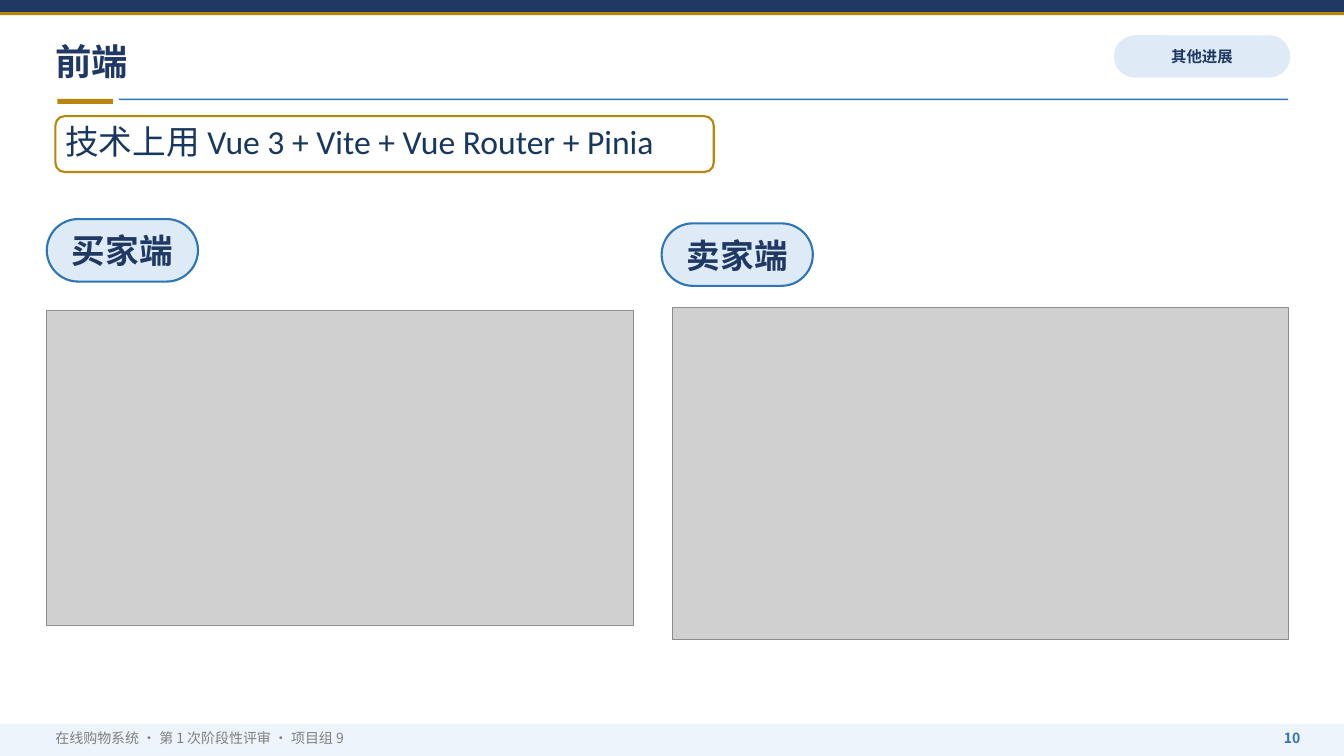
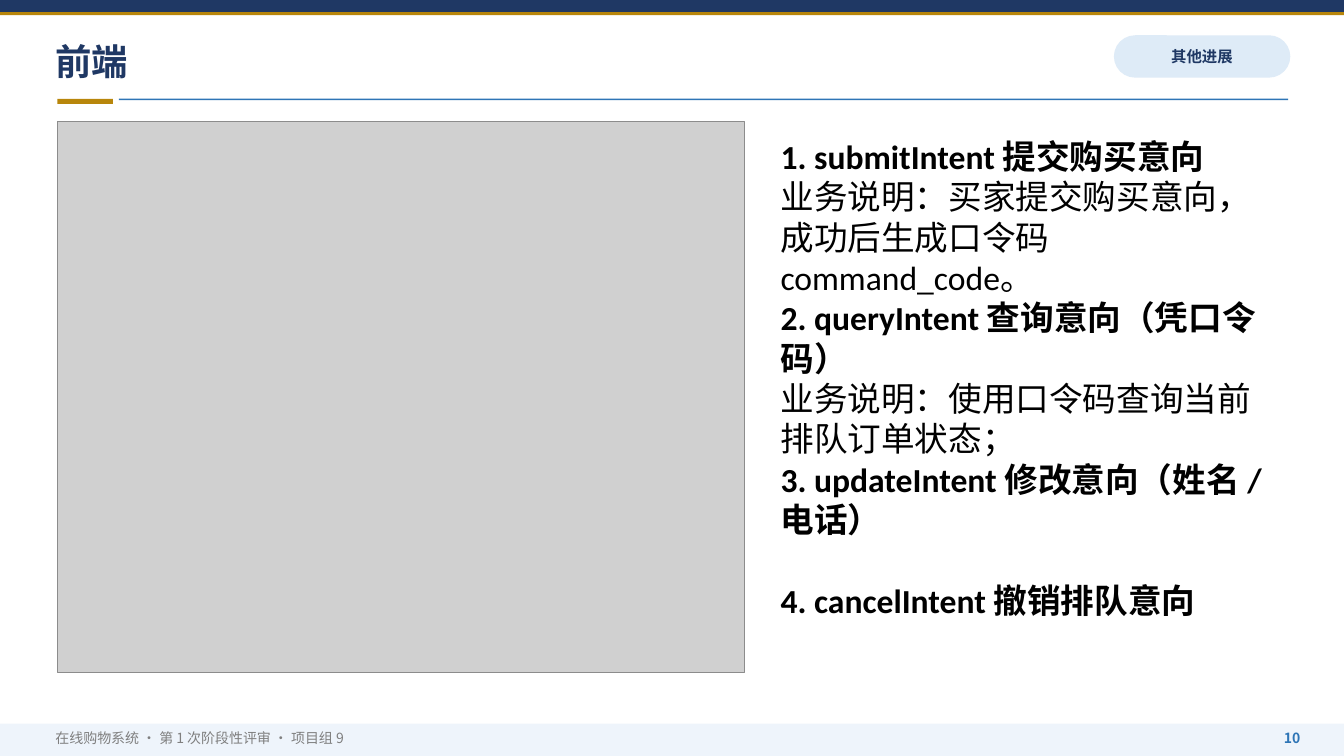
Before and after one commit to tyq-arch/single-merchant-shop-9, a slide deck: slide 23 of docs/第1次阶段性评审_第九组.pptx (slide 17 before the commit). Drawn at 1344x756 pixels with LibreOffice and Linux fonts; fonts in the diff are those of the drawing; grey boxes stand for pictures. Boxes give left, top, right and bottom in pixels: in the first picture for what was removed or moved away, otherwise in the second. Text is boxed around its words. In the diff, an @@ line names an element or a change of style, - is before the commit and + after.

```diff
--- a/docs/第1次阶段性评审_第九组.pptx
+++ b/docs/第1次阶段性评审_第九组.pptx
@@ rounded rectangle removed at (55, 116, 714, 171) @@
@@ picture added at (57, 121, 744, 673) @@
@@ text removed at (65, 125, 653, 157) @@
-技术上用 Vue 3 + Vite + Vue Router + Pinia
@@ text added at (781, 140, 1256, 616), 24 pt, text #000000, bold @@
+1. submitIntent 提交购买意向
+业务说明：买家提交购买意向，成功后生成口令码 command_code。
+2. queryIntent 查询意向（凭口令码）
+业务说明：使用口令码查询当前排队订单状态；
+3. updateIntent 修改意向（姓名 / 电话）
+4. cancelIntent 撤销排队意向
@@ rounded rectangle removed at (46, 219, 198, 281) @@
-买家端
@@ rounded rectangle removed at (661, 224, 813, 286) @@
-卖家端
@@ picture removed at (46, 311, 633, 625) @@
@@ picture removed at (673, 308, 1289, 639) @@
```
Also in this commit, not shown: 7 slides added.
